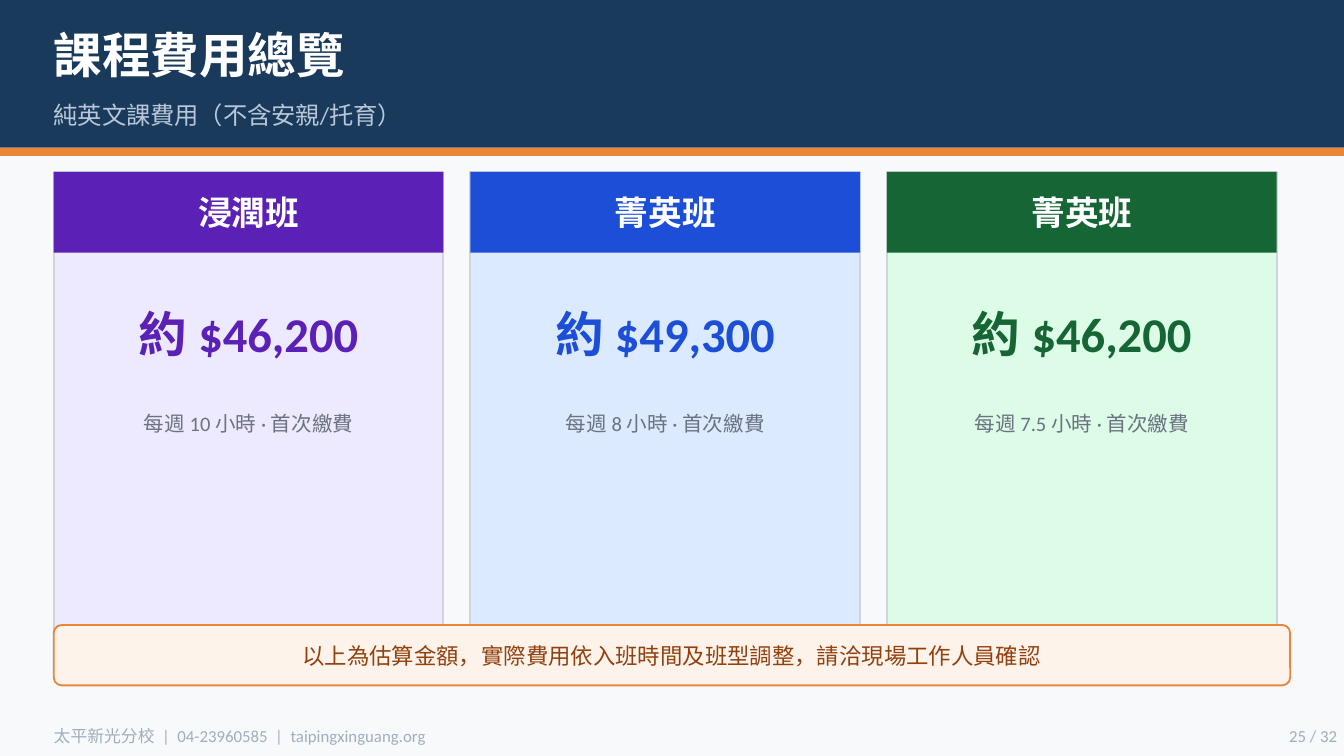
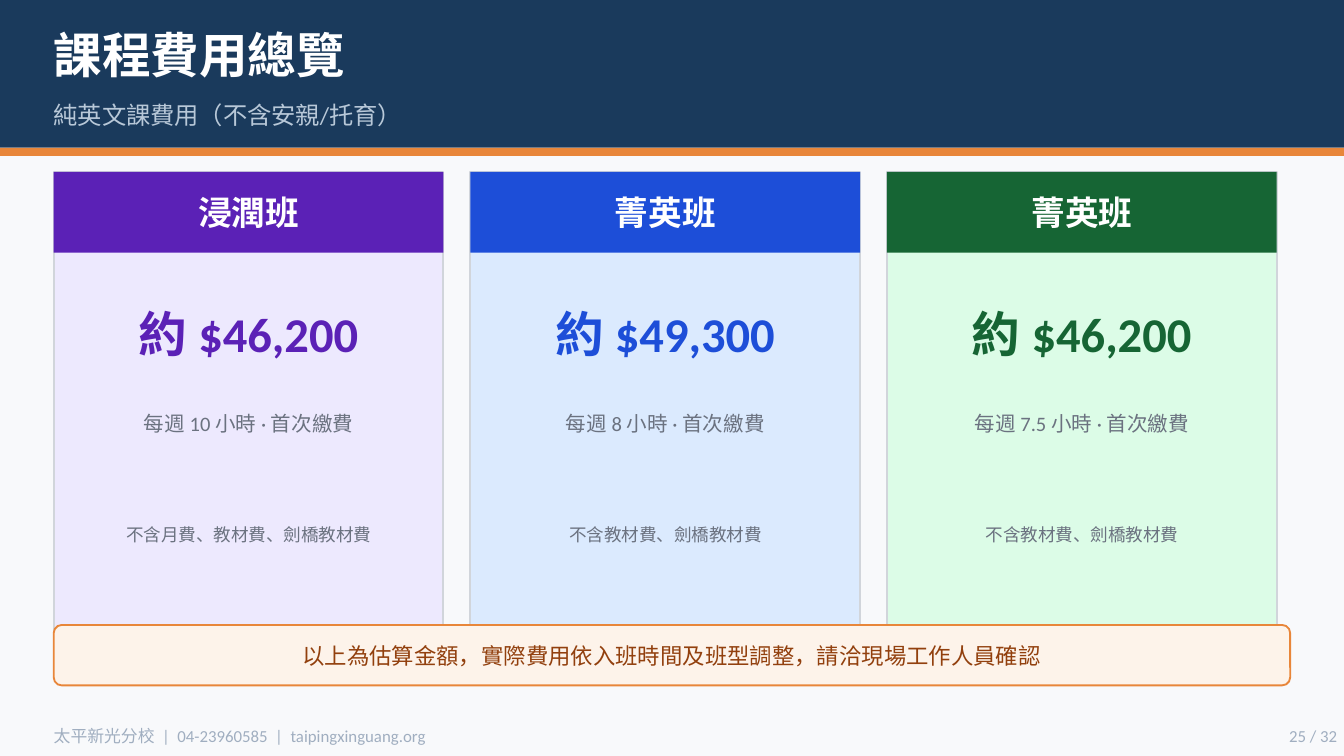
Before and after one commit to miyutang1980/xinguang-admin, a slide deck: slide 25 of parent-presentation.pptx. Drawn at 1344x756 pixels with LibreOffice and Linux fonts; fonts in the diff are those of the drawing. Boxes give left, top, right and bottom in pixels: in the first picture for what was removed or moved away, otherwise in the second. Text is boxed around its words. In the diff, an @@ line names an element or a change of style, - is before the commit and + after.

Commit message:
課程費用總覽加回「不含月費/教材費/劍橋教材費」註記

```diff
--- a/parent-presentation.pptx
+++ b/parent-presentation.pptx
@@ text added at (126,526,371,543), 9.3 pt, text #6B7280 @@
+不含月費、教材費、劍橋教材費
@@ text added at (569,526,761,543), 9.3 pt, text #6B7280 @@
+不含教材費、劍橋教材費
@@ text added at (986,526,1178,543), 9.3 pt, text #6B7280 @@
+不含教材費、劍橋教材費
```
